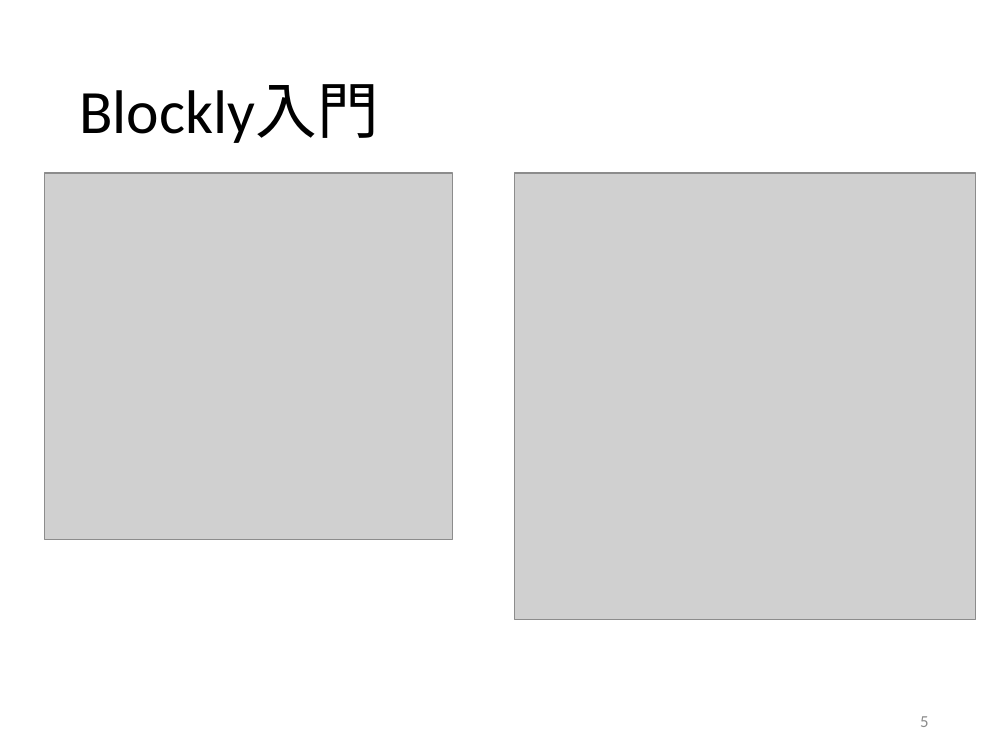
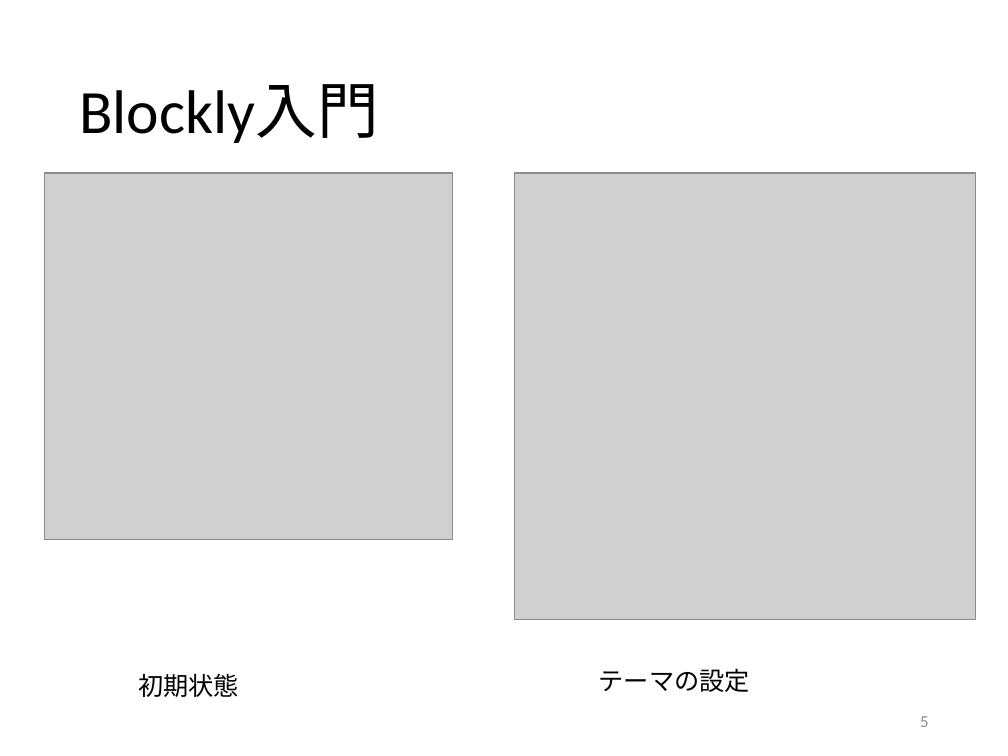
Before and after one commit to kait-takanolab/1821121-shimaoka-thesis, a slide deck: slide 5 of 1821121_shimaoka_sotsuken_521.pptx. Drawn at 1008x756 pixels with LibreOffice and Linux fonts; fonts in the diff are those of the drawing; grey boxes stand for pictures. Boxes give left, top, right and bottom in pixels: in the first picture for what was removed or moved away, otherwise in the second. Text is boxed around its words. In the diff, an @@ line names an element or a change of style, - is before the commit and + after.

```diff
--- a/1821121_shimaoka_sotsuken_521.pptx
+++ b/1821121_shimaoka_sotsuken_521.pptx
@@ text added at (x1=138, y1=673, x2=239, y2=697), 18 pt, text #000000 @@
+初期状態
@@ text added at (x1=599, y1=668, x2=750, y2=692), 18 pt, text #000000 @@
+テーマの設定
```
Also in this commit, not shown: 2 other slides changed.
